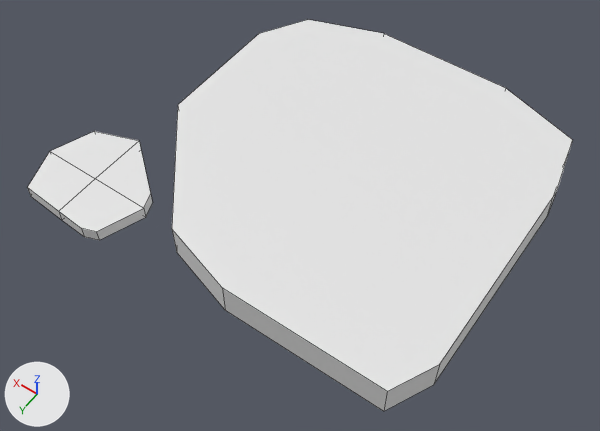
What one commit did to the Blender file 3d_models/placeholders/stone-floor.blend.
Rendered twice from a 50 mm lens placed at (-0.387, 0.625, 0.865), pointed at (0.015, 0.062, -0.019). Arrows for +X, +Y and +Z are at lower left; the lights stay in place. The first picture is the older version. Mesh edges are drawn as thin lines.
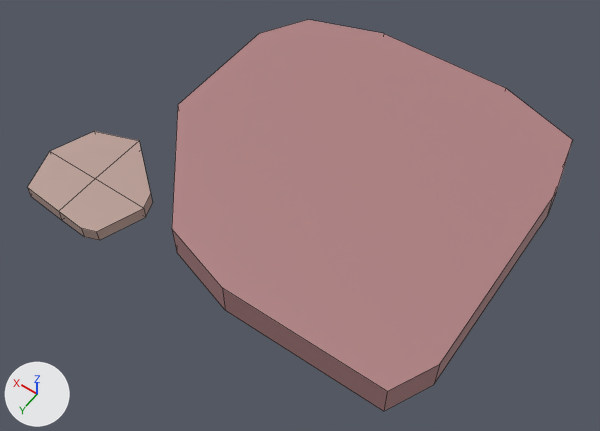
Changed parts and their boxes [x1, y1, x2, y2] in the pictures (600 x 431 px):
'Plane', recoloured (white to brown): [172, 20, 573, 411] in both
'Plane.001', recoloured (white to beige): [27, 131, 153, 240] in both

Diff of the bpy script that builds the scene:
```diff
--- a/3d_models/placeholders/stone-floor.blend.py
+++ b/3d_models/placeholders/stone-floor.blend.py
@@ mat_material_001 @@
+mat_material_001 = principled_material('Material.001')
+mat_material_001.base_color = (0.484, 0.338, 0.297)  # beige #b99d94
@@ mat_material_002 @@
+mat_material_002 = principled_material('Material.002')
+mat_material_002.base_color = (0.425, 0.215, 0.22)  # brown #ae8081
@@ me_plane @@
 me_plane.from_pydata(...)  # 22 vertices, 13 faces; spans x -1.0..1.0, y -1.0..1.0, z -0.2..0.0
+me_plane.materials.append(mat_material_002)  # brown #ae8081
@@ me_plane_002 @@
 me_plane_002.from_pydata(...)  # 20 vertices, 17 faces; spans x -0.92..0.92, y -0.92..0.75, z -0.2..0.0
+me_plane_002.materials.append(mat_material_001)  # beige #b99d94
```
